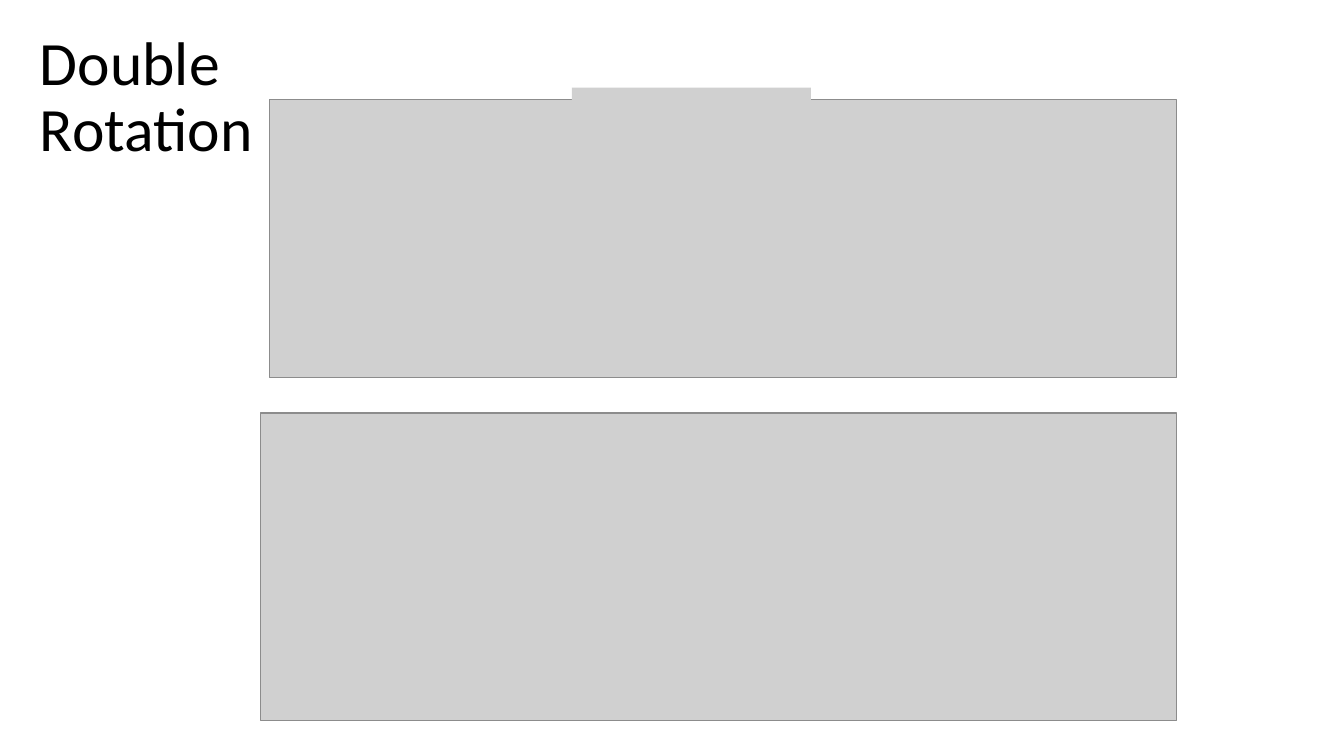
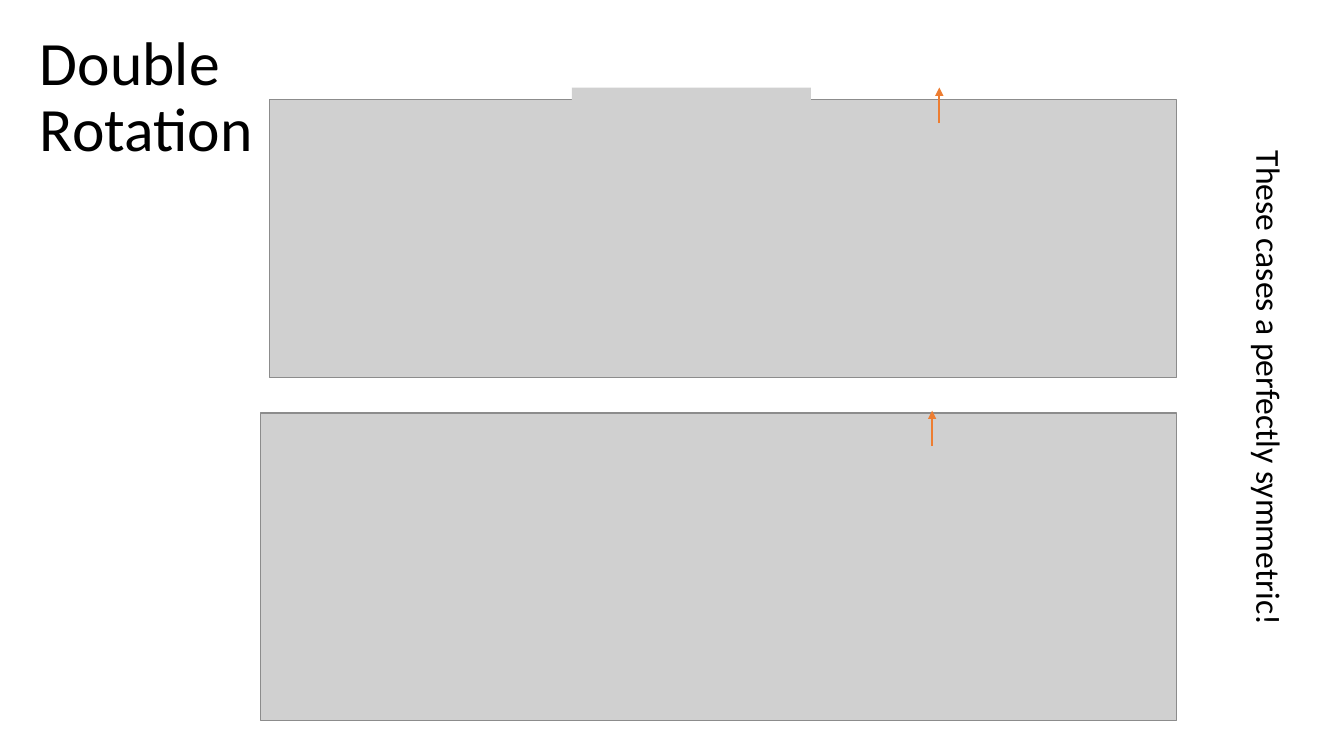
Before and after one commit to mhahsler/CS2341, a slide deck: slide 8 of Chapter4_Trees/slides/AVL_trees.pptx. Drawn at 1344x756 pixels with LibreOffice and Linux fonts; fonts in the diff are those of the drawing; grey boxes stand for pictures. Boxes give left, top, right and bottom in pixels: in the first picture for what was removed or moved away, otherwise in the second. Text is boxed around its words. In the diff, an @@ line names an element or a change of style, - is before the commit and + after.

```diff
--- a/Chapter4_Trees/slides/AVL_trees.pptx
+++ b/Chapter4_Trees/slides/AVL_trees.pptx
@@ arrow added from (940, 123) to (940, 88), #ED7D31 1.5 pt @@
@@ text added at <box>1247,159,1288,620</box>, 24 pt, text #000000 @@
+These cases a perfectly symmetric!
@@ arrow added from (933, 447) to (933, 410), #ED7D31 1.5 pt @@
```
Also in this commit, not shown: 7 other slides changed, 1 other file.
